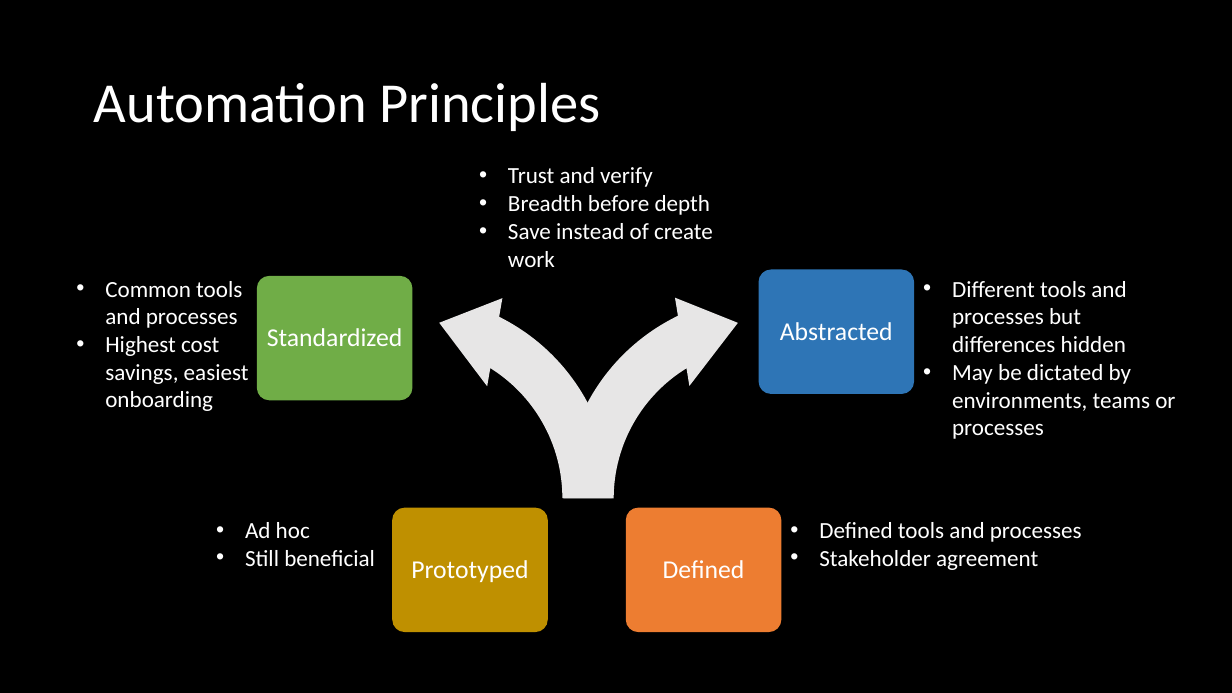
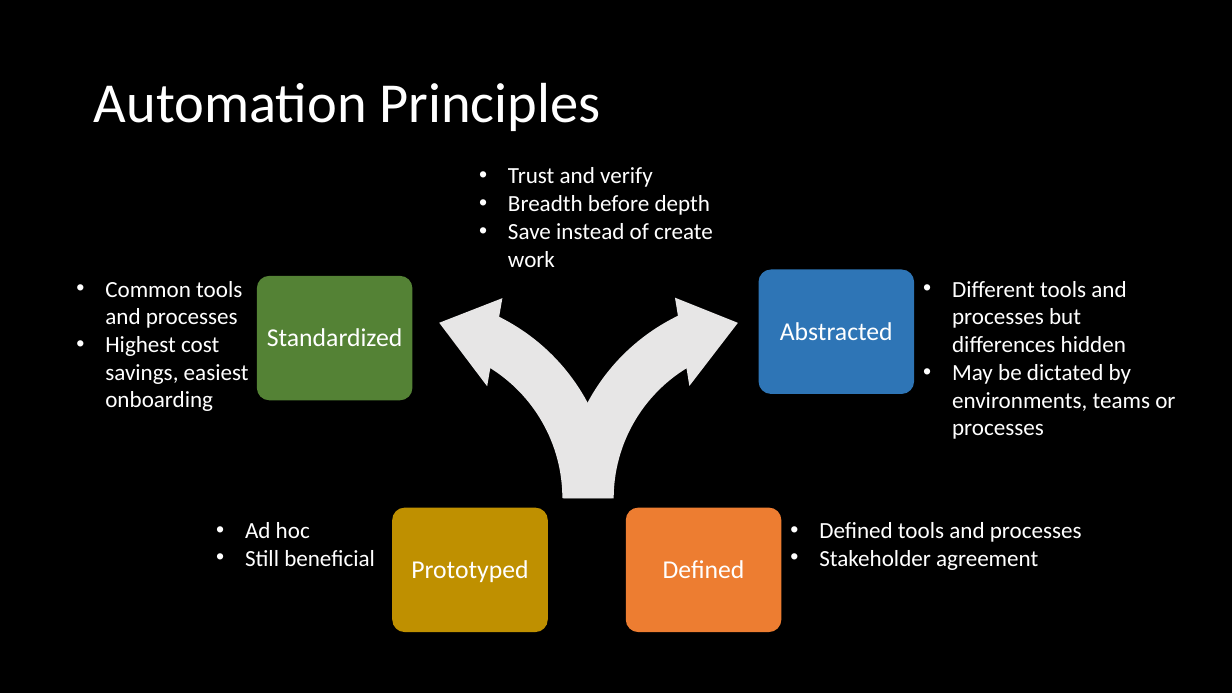
Before and after one commit to anthonylangsworth/RuxmonJuly2017, a slide deck: slide 8 of People and Automation The Keys to a Security Program.pptx. Drawn at 1232x693 pixels with LibreOffice and Linux fonts; fonts in the diff are those of the drawing. Boxes give left, top, right and bottom in pixels: in the first picture for what was removed or moved away, otherwise in the second. Text is boxed around its words. In the diff, an @@ line names an element or a change of style, - is before the commit and + after.

Commit message:
Final

```diff
--- a/People and Automation The Keys to a Security Program.pptx
+++ b/People and Automation The Keys to a Security Program.pptx
@@ freeform shape "Standardized" at bbox=[257, 276, 412, 401]: fill #70AD47 to #548235 @@
```
